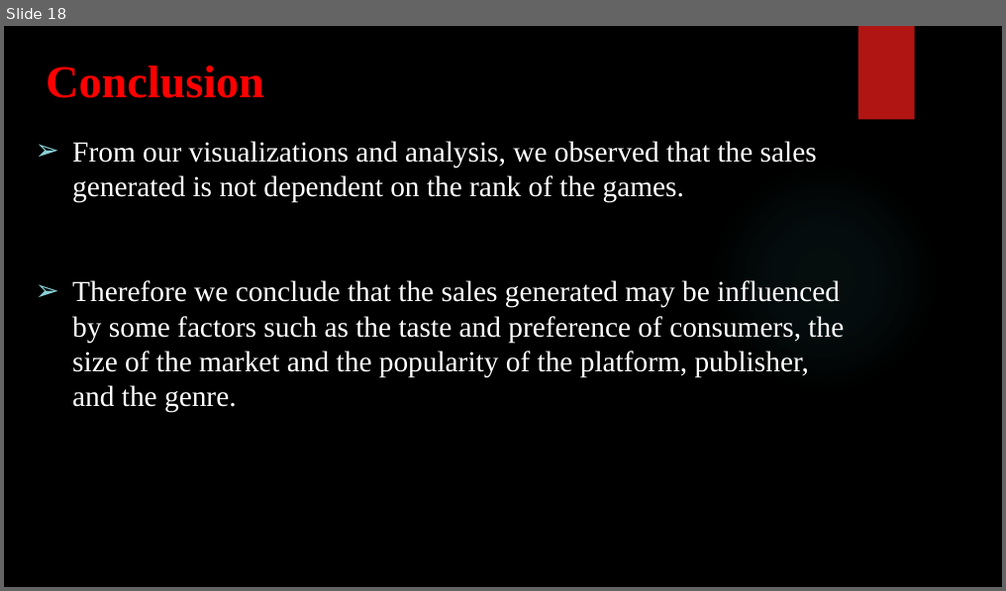
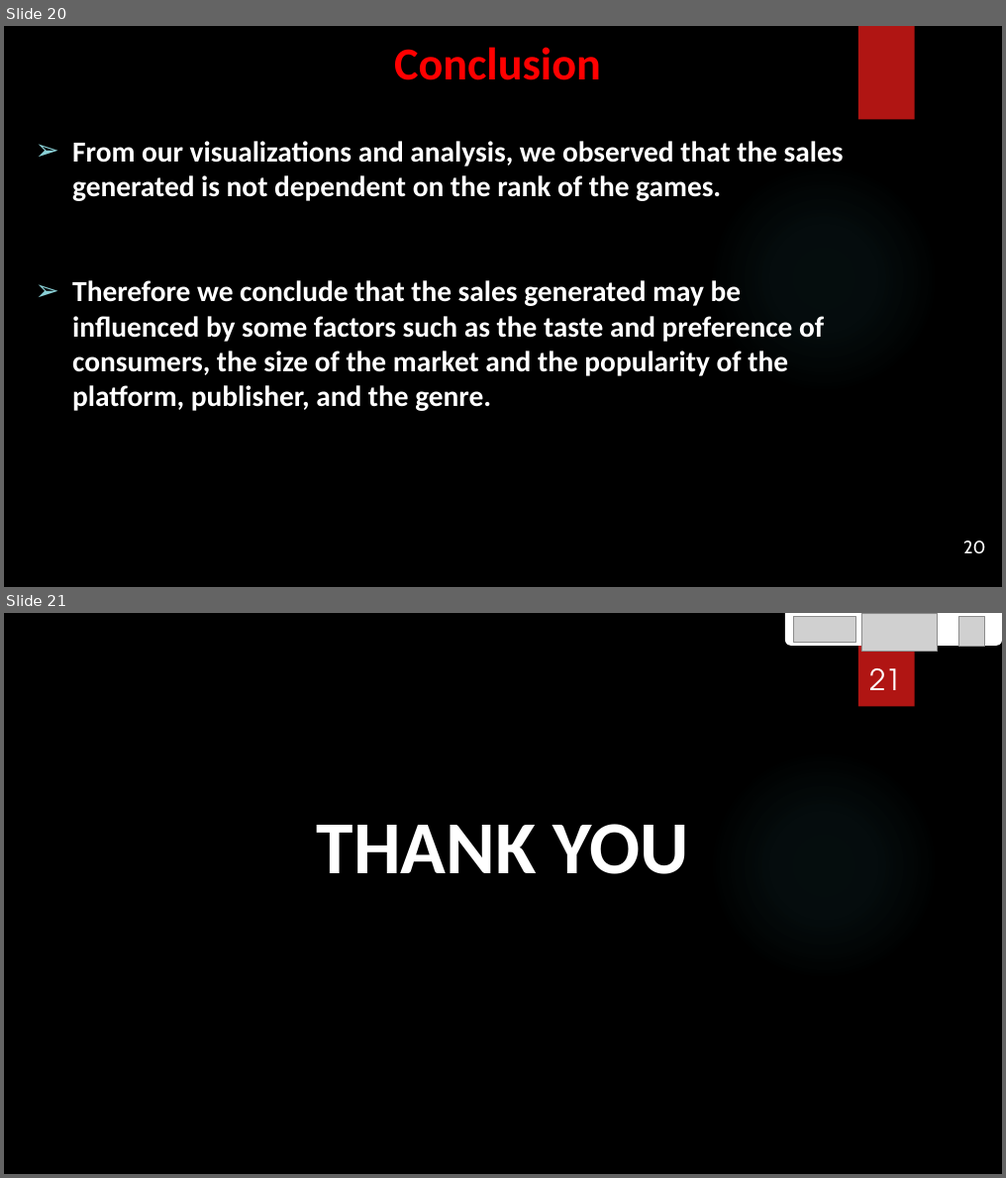
Before and after one commit to JMDUKU/GROUP-K-EDA-PROJECT, a slide deck: Group K EDA Project DIGICAP.pptx. Shown one above the other, each under a label of ours: slide 18 before the commit, slides 20 and 21 after it. The pictures are 1006x591 and 1006x1178 pixels, drawn with LibreOffice and Linux fonts; fonts in the diff are those of the drawing; grey boxes stand for pictures; background and template pictures are left out. Boxes give left, top, right and bottom in pixels: in the first picture for what was removed or moved away, otherwise in the second. Text is boxed around its words. In the diff, an @@ line names an element or a change of style, - is before the commit and + after.

```diff
--- a/Group K EDA Project DIGICAP.pptx
+++ b/Group K EDA Project DIGICAP.pptx
@@ slide 21 added at box(4, 613, 1002, 1174), background picture (left out); not listed: 2 template elements that a slide beside it also shows @@
@@ round same rect added at box(785, 613, 1002, 646), fill #FFFFFF @@
@@ picture added at box(794, 617, 856, 642) @@
@@ picture added at box(861, 613, 938, 652) @@
@@ picture added at box(958, 617, 984, 647) @@
@@ page number added at box(869, 668, 902, 690), 28 pt, text #FFFFFF @@
+21
@@ text added at box(317, 824, 689, 874), 72 pt, text #FFFFFF, bold @@
+THANK YOU
@@ what was slide 18 is now slide 20 @@
@@ slide 20 changed as well @@
@@ title "Conclusion": place and size @@
-title "Conclusion" at box(46, 66, 264, 98)
+title "Conclusion" at box(394, 47, 601, 80)
@@ title "Conclusion" at box(394, 47, 601, 80): font Times New Roman to Calibri; alignment left to centre @@
@@ subtitle "From our visualizations and analysis, ..." at box(72, 141, 844, 411): font Times New Roman to Calibri, bold on @@
@@ page number added at box(963, 541, 985, 555), 17.3 pt, text #FFFFFF @@
+20
```
Also in this commit, not shown: 18 other slides changed, 1 other slide added, 1 slide removed.
